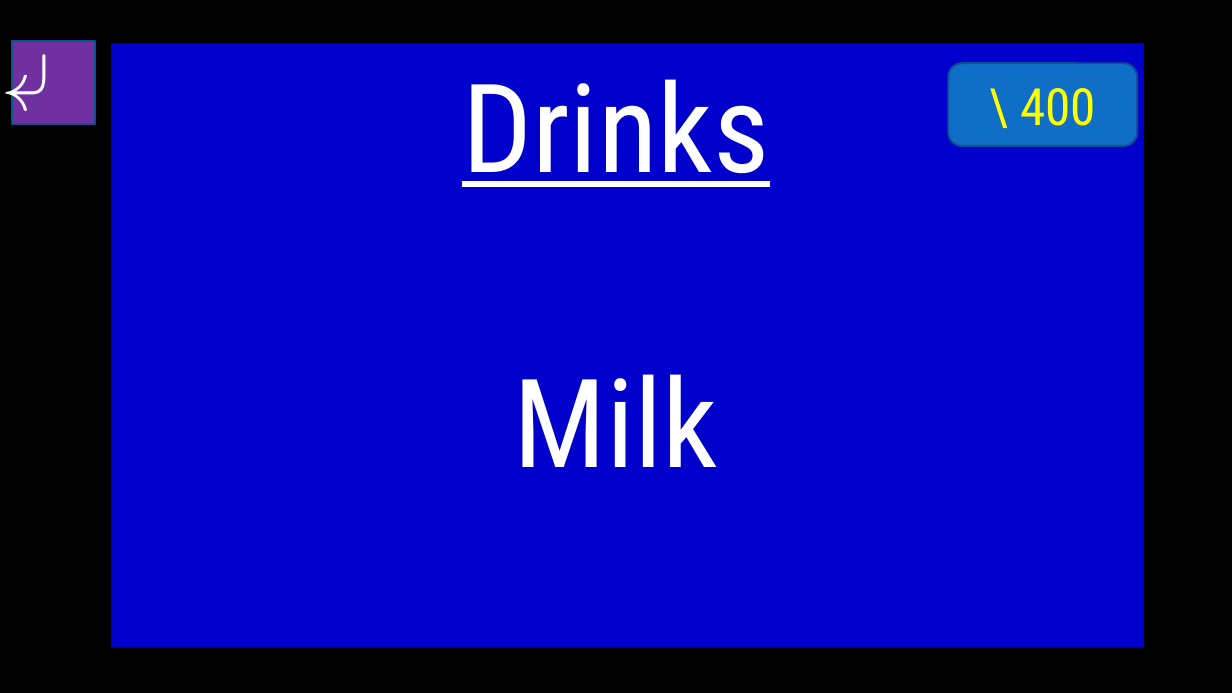
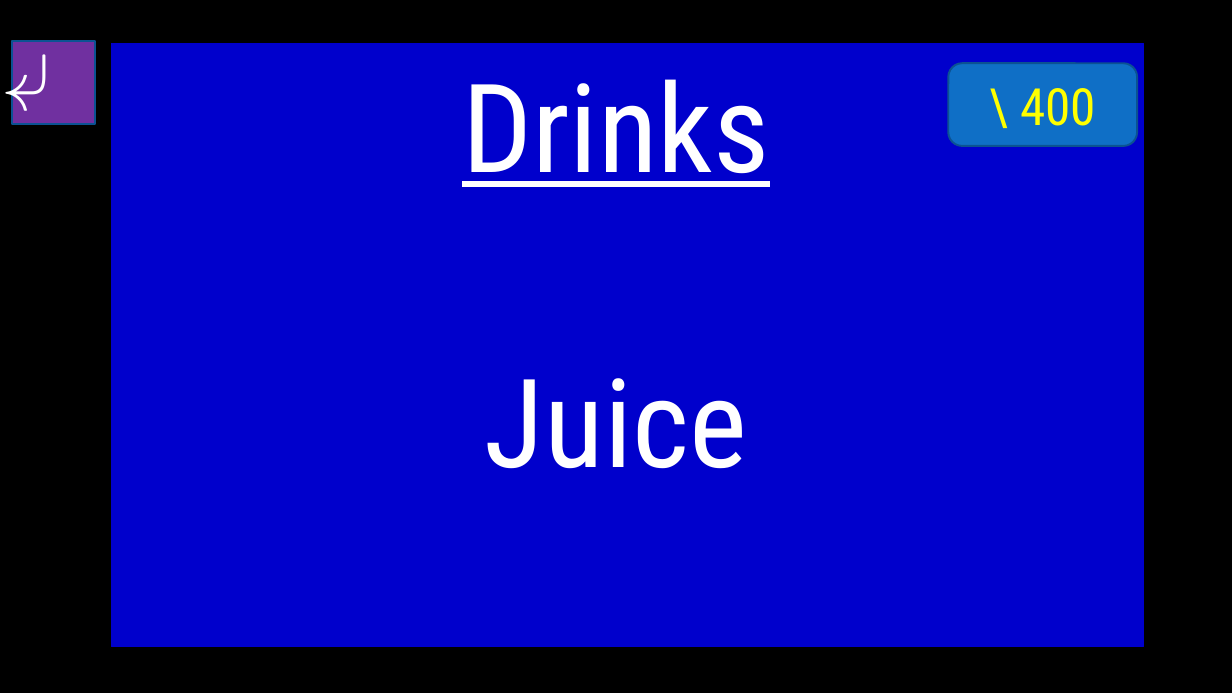
Before and after one commit to Gurichi/ALT_Materials, a slide deck: slide 26 of Jeopardy 5th Grade.pptx. Drawn at 1232x693 pixels with LibreOffice and Linux fonts; fonts in the diff are those of the drawing; background and template pictures are left out. Boxes give left, top, right and bottom in pixels: in the first picture for what was removed or moved away, otherwise in the second. Text is boxed around its words. In the diff, an @@ line names an element or a change of style, - is before the commit and + after.

```diff
--- a/Jeopardy 5th Grade.pptx
+++ b/Jeopardy 5th Grade.pptx
@@ text at (485,378,747,469): text changed @@
-Milk
+Juice
```
Also in this commit, not shown: 40 other slides changed.
